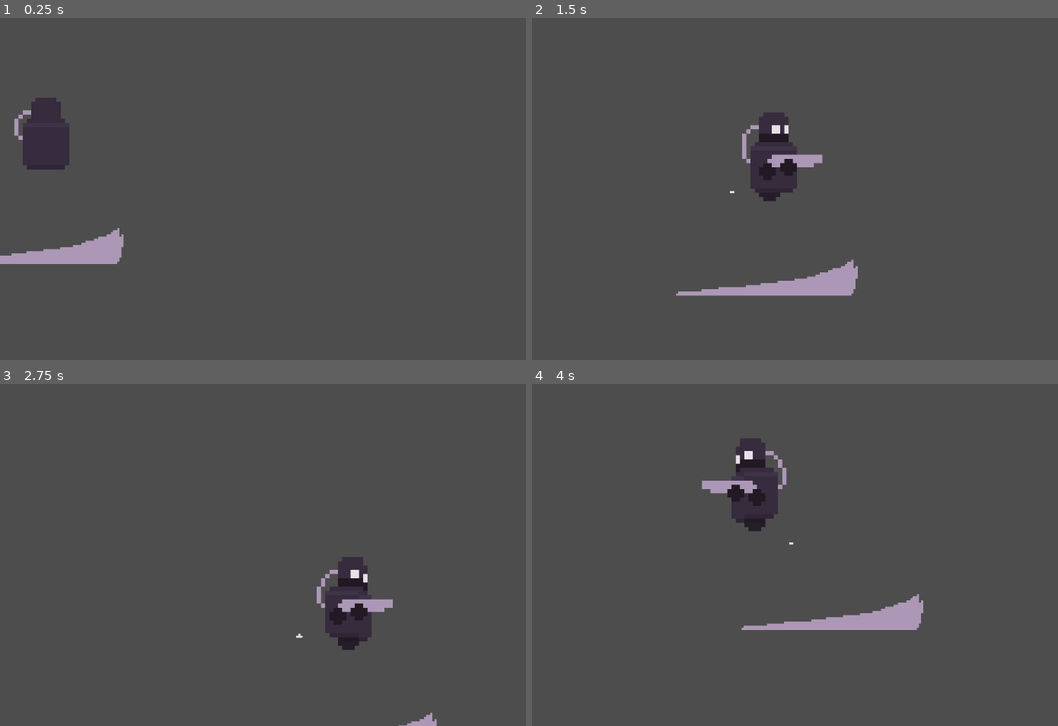
Above: before the commit, frames 1-4 (two rows, left to right).
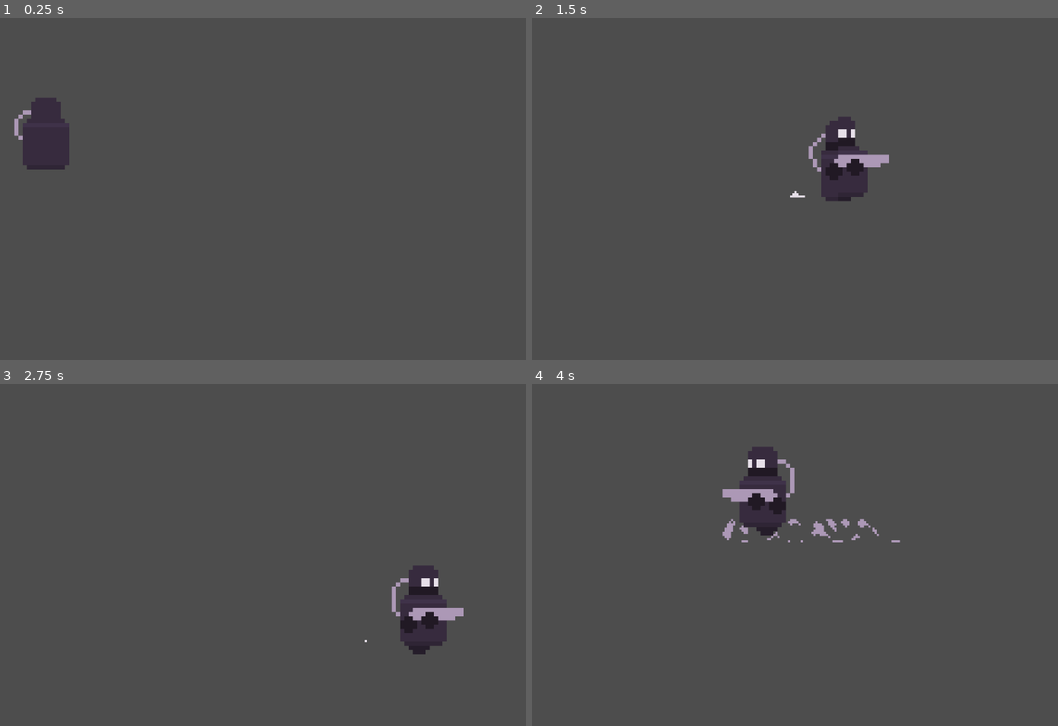
Above: after the commit, the same moments.

Repository: kfahmi77/journey-godot2d
Game: Godot game, scene res://scenes/level.tscn
Two runs of this game, one before a commit and one after it. Both use one fixed random seed, a clock stepped at 60 frames per second and the inputs below.
Inputs:
- Up to frame 1 (0.25 s): no input
- Up to frame 2 (1.5 s): tap Enter at 0.5 s; hold D (move_right) 0.53-1.28 s; tap Shift (dashing) at 0.6, 1.35 s; hold S (move_backward) from 1.28 s (still down)
- Up to frame 3 (2.75 s): release S (move_backward) at 2.03 s; hold D (move_right) from 2.03 s (still down); tap Shift (dashing) at 2.1 s
- Up to frame 4 (4 s): release D (move_right) at 2.78 s; hold W (move_forward) 2.78-3.53 s; tap Shift (dashing) at 2.85, 3.6 s; hold A (move_left) from 3.53 s (still down)

The runs differ from the first frame. In frame 1, 1.2% of the frame differs, in the area x 0-24%, y 61-72%; in frame 2, 5.5%, in the area x 27-68%, y 27-82%; in frame 3, 4.2%; in frame 4, 3.8%.

Commit message:
add dash movement

Diff:
--- a/scenes/character.tscn
+++ b/scenes/character.tscn
@@ -349,13 +349,15 @@
 "duration": 1.0,
 "texture": SubResource("AtlasTexture_rr13u")
 }],
-"loop": true,
+"loop": false,
 "name": &"dash_vfx",
-"speed": 5.0
+"speed": 6.0
 }]
 
 [node name="Character" type="CharacterBody2D"]
 script = ExtResource("1_lwf4d")
+dash_speed = 1000
+dash_duration = 0.4
 
 [node name="CollisionShape2D" type="CollisionShape2D" parent="."]
 shape = SubResource("CapsuleShape2D_0bn5y")
@@ -367,9 +369,6 @@
 sprite_frames = SubResource("SpriteFrames_mli6f")
 animation = &"move"
 
-[node name="IdleTimer" type="Timer" parent="."]
-wait_time = 1.5
-
 [node name="CharacterVfx" type="Node2D" parent="."]
 position = Vector2(-96, 63)
 scale = Vector2(4, 4)
@@ -381,8 +380,6 @@
 
 [node name="DashVfx" type="AnimatedSprite2D" parent="CharacterVfx"]
 texture_filter = 1
-position = Vector2(22, 40.5)
+position = Vector2(7.25, -1)
 sprite_frames = SubResource("SpriteFrames_7xvvo")
 animation = &"dash_vfx"
-
-[connection signal="timeout" from="IdleTimer" to="." method="_on_idle_timer_timeout"]
--- a/scripts/character.gd
+++ b/scripts/character.gd
@@ -6,7 +6,6 @@
 @onready var move_fx = $CharacterVfx/MoveVfx
 @onready var dash_fx =$CharacterVfx/DashVfx
 @onready var character_fx = $CharacterVfx
-
 
 @export var dash_speed = 800
 @export var dash_duration = 0.3
@@ -17,6 +16,7 @@
 
 func _ready():
 	character_sprite.play("idle")
+	dash_fx.hide()
 	move_fx.hide()  # Sembunyikan efek langkah di awal
 
 func _physics_process(_delta):
@@ -34,27 +34,36 @@
 	else:
 		velocity = direction * speed
 
-	# Flip sprite
+	# Flip sprite dan dash effect
 	if direction.x != 0:
 		character_sprite.flip_h = direction.x < 0
+		dash_fx.flip_h = direction.x < 0
 
-	# Kondisi untuk state berjalan
-	if direction != Vector2.ZERO and !is_dashing:
+	# Kondisi untuk animasi
+	if is_dashing:
+		# Animasi dash
+		dash_fx.show()
+		dash_fx.play("dash_vfx")
+		move_fx.hide()
+		move_fx.stop()
+	elif direction != Vector2.ZERO:
 		# Animasi berjalan
 		character_sprite.play("move")
+		dash_fx.hide()
 
 		# Tampilkan efek langkah
 		if !move_fx.visible:
 			move_fx.show()
 			move_fx.flip_h = character_sprite.flip_h
-		if direction.x < 0 :
+		if direction.x < 0:
 			character_fx.position.x = abs(character_fx.position.x)
-		else :
+		else:
 			character_fx.position.x = -abs(character_fx.position.x)
 		move_fx.play("move_fx")  # Mainkan animasi efek langkah
 	else:
 		# Animasi idle
 		character_sprite.play("idle")
+		dash_fx.hide()
 
 		# Sembunyikan efek langkah
 		if move_fx.visible:
@@ -68,6 +77,10 @@
 	can_dash = false
 	dash_direction = direction.normalized()
 
+	# Play dash animation
+	dash_fx.show()
+	dash_fx.play("dash_vfx")
+
 	await get_tree().create_timer(dash_duration).timeout
 	end_dash()
 
@@ -77,3 +90,4 @@
 func end_dash():
 	is_dashing = false
 	velocity = Vector2.ZERO
+	dash_fx.hide()
